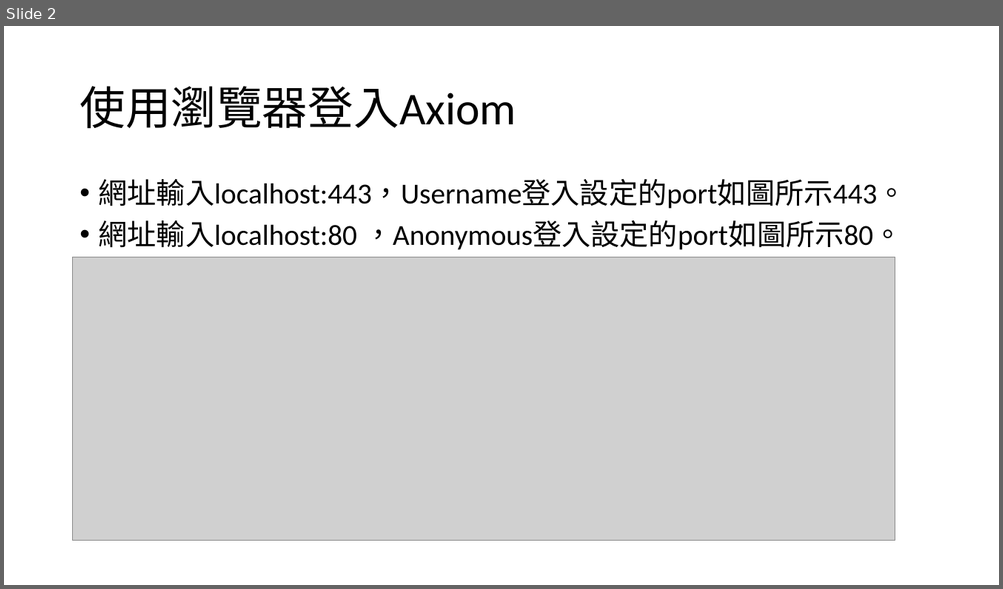
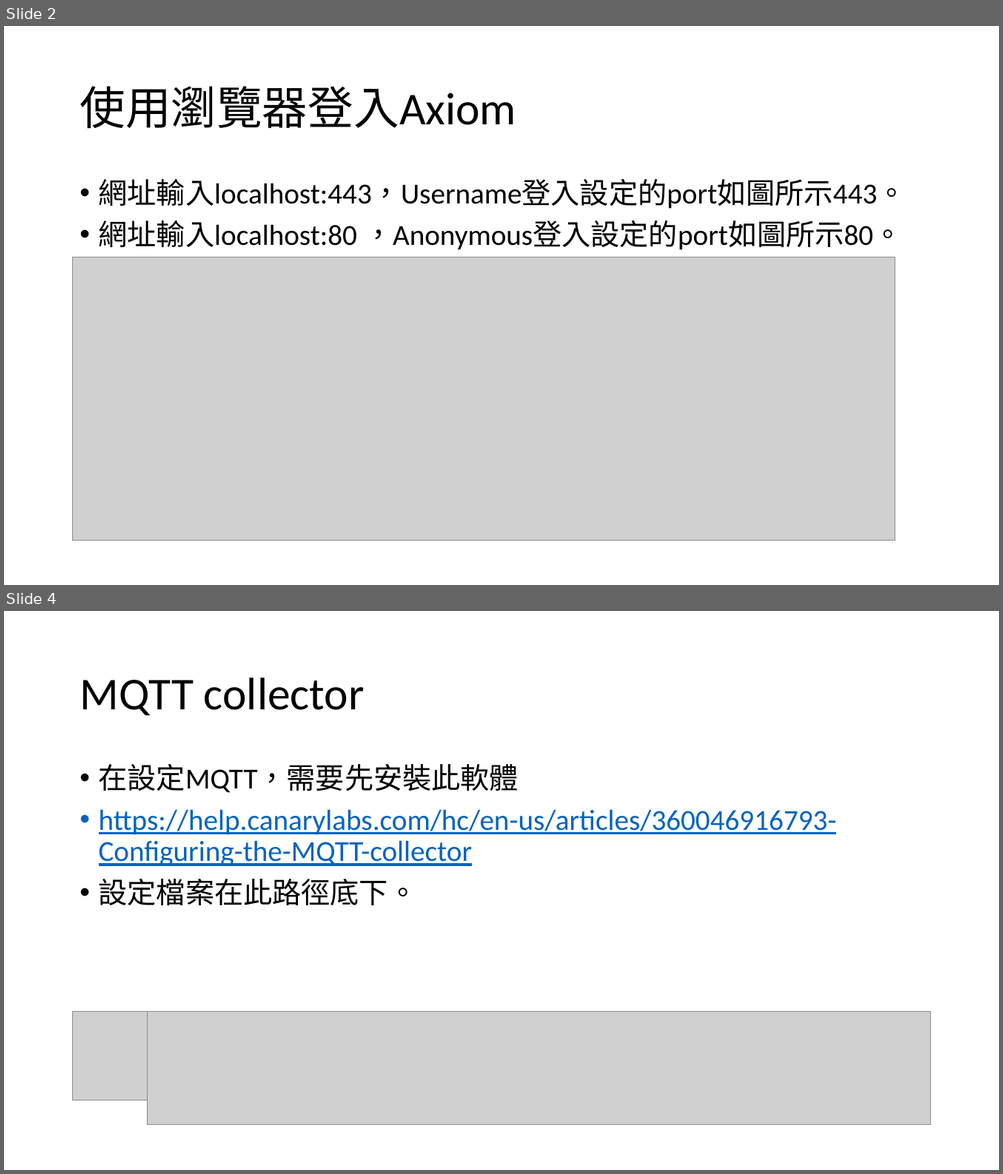
Before and after one commit to osalab/Vibration, a slide deck: Canary.pptx. Shown one above the other, each under a label of ours: slide 2 before the commit, slides 2 and 4 after it; the slides between them are not shown. The pictures are 1003x589 and 1003x1174 pixels, drawn with LibreOffice and Linux fonts; fonts in the diff are those of the drawing; grey boxes stand for pictures. Boxes give left, top, right and bottom in pixels: in the first picture for what was removed or moved away, otherwise in the second. Text is boxed around its words. In the diff, an @@ line names an element or a change of style, - is before the commit and + after.

```diff
--- a/Canary.pptx
+++ b/Canary.pptx
@@ slide 4 added at [4, 611, 999, 1170], background #FFFFFF @@
@@ title added at [79, 678, 364, 715], 44 pt, text #000000 @@
+MQTT collector
@@ text added at [99, 764, 836, 906], 28 pt, text #0563C1, underline @@
+• 在設定MQTT，需要先安裝此軟體
+• https://help.canarylabs.com/hc/en-us/articles/360046916793-Configuring-the-MQTT-collector
+• 設定檔案在此路徑底下。
@@ picture added at [73, 1011, 148, 1101] @@
@@ picture added at [148, 1011, 930, 1126] @@
```
Also in this commit, not shown: 1 other slide added, 1 other file.
